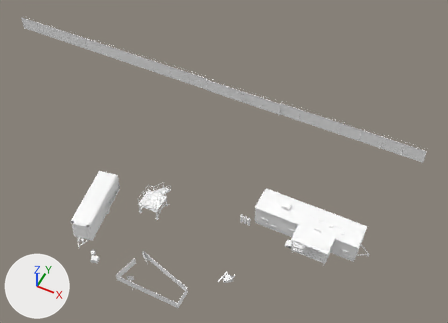
A saved change to the OBJ model Assets/models/maps/riverside/riverside_pad.obj.
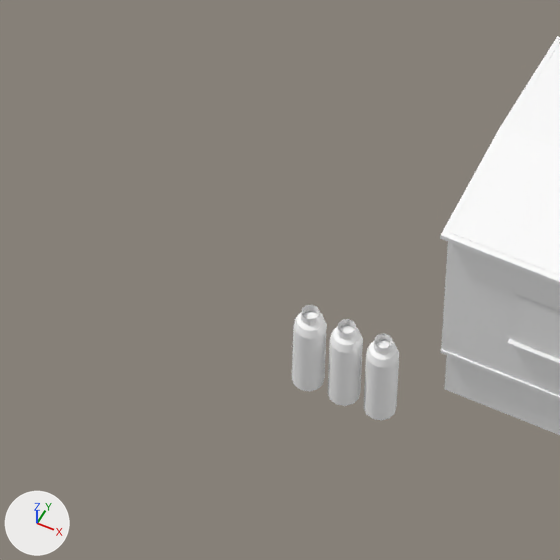
The first picture shows the older version from a camera (50 mm lens) standing at (1037.0, -1008.0, 2427.0) and looking at (122.0, 821.0, 142.0). The close-ups show the older and then the newer version on the part from 47% to 59% of the width and 57% to 74% of the height of that picture. Only the edits that show in the close-ups are written down. Every picture has the same lights, and +X, +Y and +Z are marked at lower left. Where no turn or scale is listed for an object, it has been applied to the vertices. Vertices at exactly the same position are counted once.

In view in the first close-up: 'riverside_pad'.
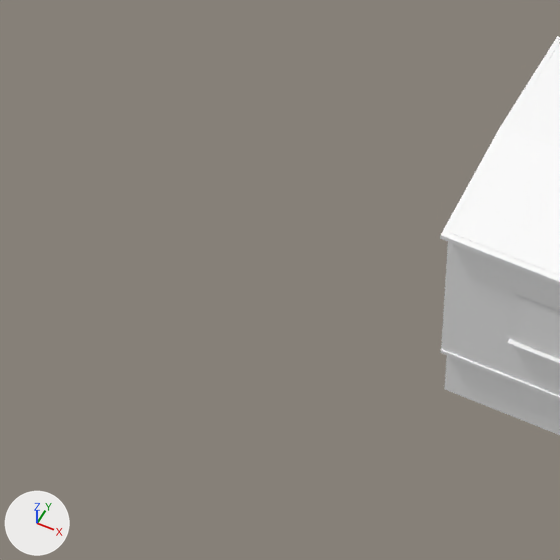
Boxes [x1, y1, x2, y2] around the edits, measured in the close-ups (560 x 560 px):
```json
{"object": "riverside_pad", "change": "reshaped", "before": [292, 36, 560, 435], "after": [440, 36, 560, 435]}
{"part": 1, "of": "me_riverside_pad", "change": "deleted", "before": [292, 304, 399, 420]}
```

Scene script edits in JSON lines:
```json
{"block": "me_riverside_pad", "where": "# used by ob_riverside_pad; location = (0.0, 0.0, 0.0)"}
{"op": "remove", "block": "me_riverside_pad", "code": "me_riverside_pad.from_pydata(...)  # 3309 vertices, 4080 faces; spans x -1501.0..1001.0, y 26.0..1300.0, z 96.0..233.0"}
{"op": "add", "block": "me_riverside_pad", "code": "me_riverside_pad.from_pydata(...)  # 3065 vertices, 3718 faces; spans x -1501.0..1001.0, y 26.0..1300.0, z 96.0..233.0"}
{"block": "me_riverside_pad", "change": "me_riverside_pad part 1: 8 loose pieces with 244 vertices, spanning x -261.0..388.0, y 121.0..568.0, z 96.0..146.0, are deleted"}
{"op": "remove", "block": "me_riverside_pad", "code": "me_riverside_pad.materials.append(mat_rs_propane)  # white #ffffff"}
```
